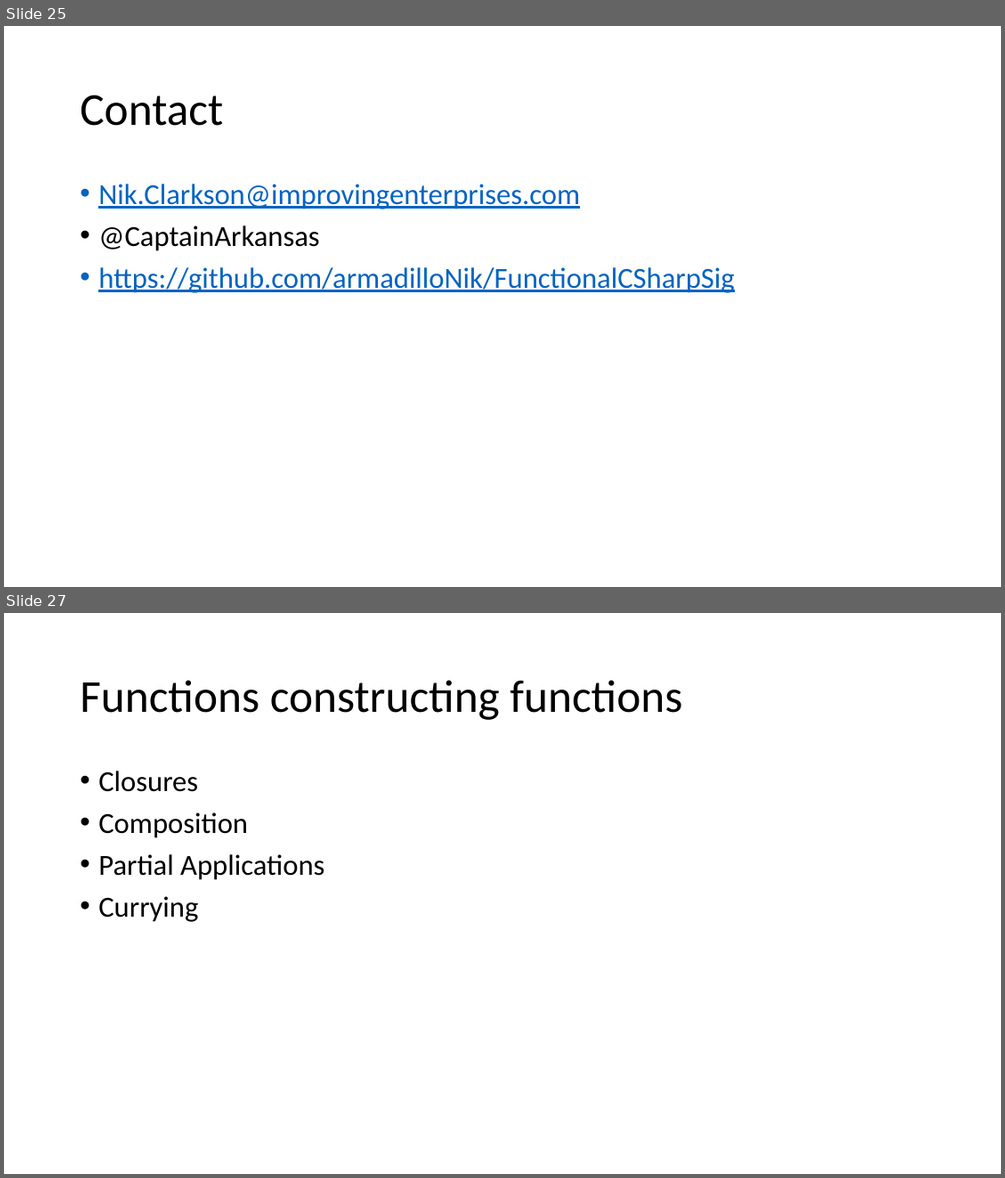
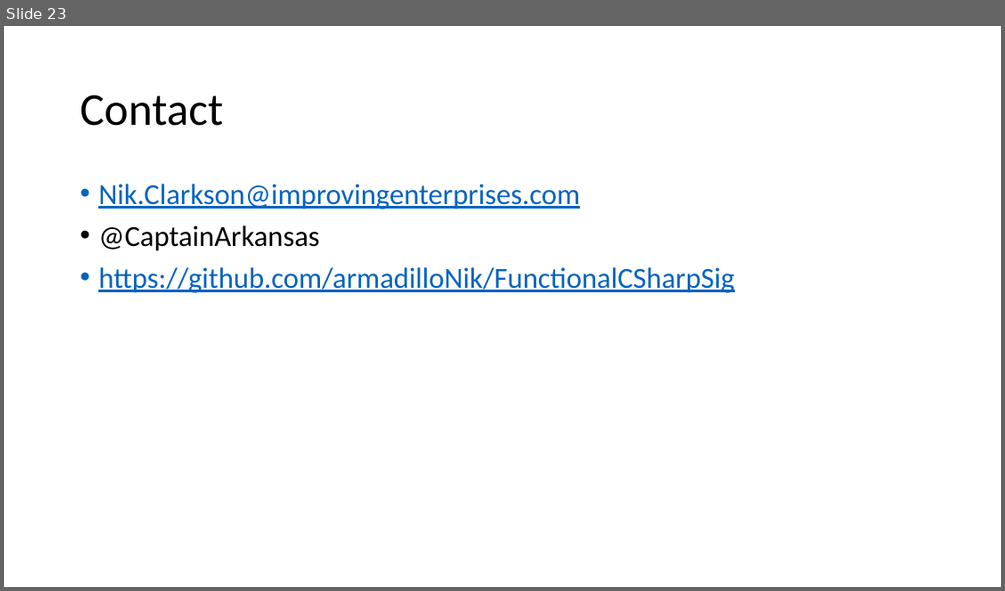
Before and after one commit to armadilloNik/FunctionalCSharpSig, a slide deck: slides/FpViaCSharp.pptx. Shown one above the other, each under a label of ours: slides 25 and 27 before the commit, slide 23 after it; the slides between them are not shown. The pictures are 1005x1178 and 1005x591 pixels, drawn with LibreOffice and Linux fonts; fonts in the diff are those of the drawing. Boxes give left, top, right and bottom in pixels: in the first picture for what was removed or moved away, otherwise in the second. Text is boxed around its words. In the diff, an @@ line names an element or a change of style, - is before the commit and + after.

```diff
--- a/slides/FpViaCSharp.pptx
+++ b/slides/FpViaCSharp.pptx
@@ slide 27 removed at (x1=4, y1=613, x2=1001, y2=1174), background #FFFFFF @@
@@ title removed at (x1=80, y1=680, x2=682, y2=720) @@
-Functions constructing functions
@@ text removed at (x1=98, y1=771, x2=324, y2=922) @@
-• Closures
-• Composition
-• Partial Applications
-• Currying
@@ what was slide 25 is now slide 23 @@
```
Also in this commit, not shown: 1 slide changed, 9 other slides removed, 2 other files.
